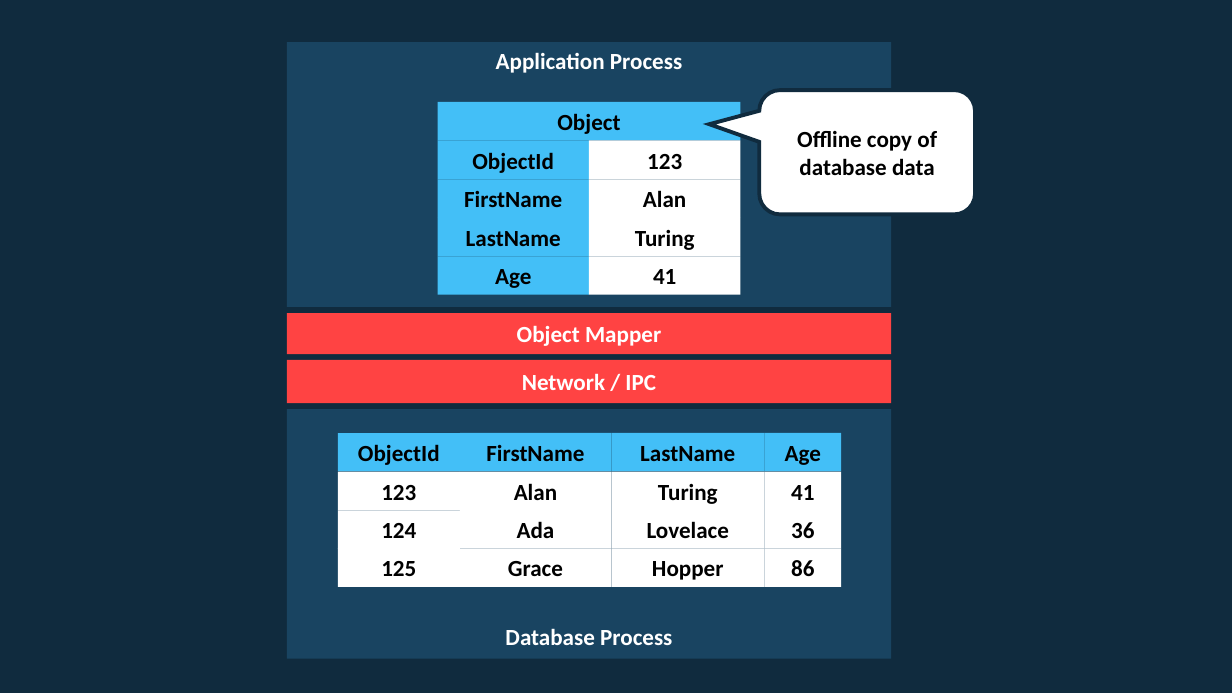
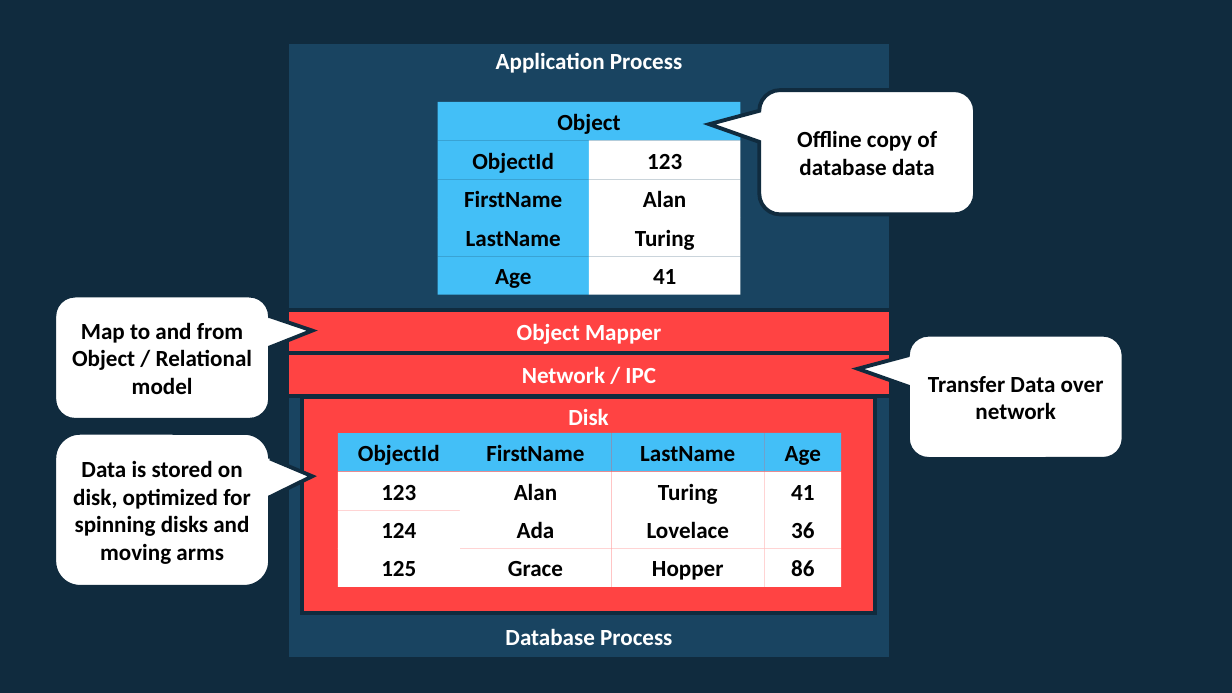
Before and after one commit to rogeralsing/Presentations, a slide deck: slide 12 of Starcounter/usa.pptx (slide 10 before the commit). Drawn at 1232x693 pixels with LibreOffice and Linux fonts; fonts in the diff are those of the drawing. Boxes give left, top, right and bottom in pixels: in the first picture for what was removed or moved away, otherwise in the second. Text is boxed around its words. In the diff, an @@ line names an element or a change of style, - is before the commit and + after.

```diff
--- a/Starcounter/usa.pptx
+++ b/Starcounter/usa.pptx
@@ rectangle "Application Process": place and size @@
-rectangle "Application Process" at bbox=[287, 43, 891, 308]
+rectangle "Application Process" at bbox=[287, 43, 891, 353]
@@ rounded speech box added at bbox=[55, 296, 271, 421], fill #FFFFFF, outline #102B3E 3 pt, 18 pt, text #000000, bold @@
+Map to and from Object / Relational model
@@ outline none to #102B3E 3 pt in 4 elements at bbox=[287, 310, 891, 352], bbox=[287, 353, 891, 396], bbox=[287, 43, 891, 353], bbox=[287, 353, 891, 659] @@
@@ rectangle "Network / IPC": place and size @@
-rectangle "Network / IPC" at bbox=[287, 360, 891, 404]
+rectangle "Network / IPC" at bbox=[287, 353, 891, 396]
@@ rectangle "Database Process": place and size @@
-rectangle "Database Process" at bbox=[287, 409, 891, 659]
+rectangle "Database Process" at bbox=[287, 353, 891, 659]
@@ rounded speech box added at bbox=[909, 335, 1125, 459], fill #FFFFFF, outline #102B3E 3 pt, 18 pt, text #000000, bold @@
+Transfer Data over network
@@ rectangle added at bbox=[302, 396, 875, 613], fill #FF4343, outline #102B3E 3 pt, 18 pt, text #FFFFFF, bold @@
+Disk
@@ rounded speech box added at bbox=[55, 433, 271, 587], fill #FFFFFF, outline #102B3E 3 pt, 18 pt, text #000000, bold @@
+Data is stored on disk, optimized for spinning disks and moving arms
```
Also in this commit, not shown: 10 other slides changed, 7 slides added, 1 slide removed.
